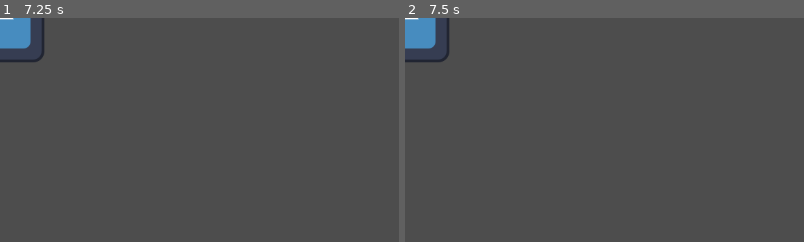
Above: before the commit, frames 1-2 (left to right).
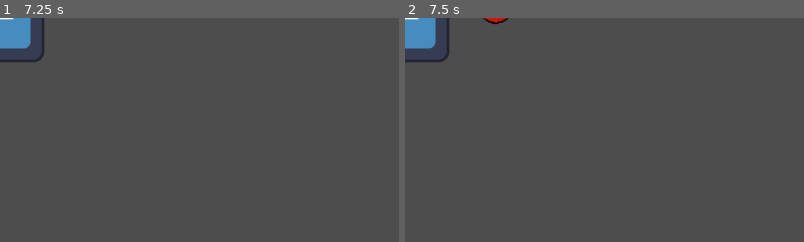
Above: after the commit, the same moments.

Repository: Levartar/mini-ferries
Game: Godot game, scene res://src/entities/Port.tscn
Two runs of this game, one before a commit and one after it. Both use one fixed random seed, a clock stepped at 60 frames per second and the inputs below. Before the commit the project has no main scene; this scene is started directly in both runs. The engine's default icon, where the game draws it, is replaced by a stand-in: a white triangle on a blue panel in a dark square.
Inputs (mouse positions are % of the whole screen's width and height, from its top left):
- Up to frame 1 (7.25 s): tap Enter at 0.5, 2, 3.5 s; move the mouse to (72, 45) at 0.52 s; click (72, 45) at 0.67 s; tap Space at 1.25, 2.75, 4.25 s; move the mouse to (30, 55) at 1.27 s; click (30, 55) at 1.42 s; move the mouse to (60, 28) at 2.02 s; click (60, 28) at 2.17 s; move the mouse to (45, 70) at 2.77 s; click (45, 70) at 2.92 s; move the mouse to (80, 65) at 3.52 s; click (80, 65) at 3.67 s; move the mouse to (20, 35) at 4.27 s; click (20, 35) at 4.42 s; move the mouse to (55, 50) at 5.02 s; click (55, 50) at 5.17 s; move the mouse to (35, 25) at 5.77 s; click (35, 25) at 5.92 s; move the mouse to (72, 45) at 6.52 s; click (72, 45) at 6.67 s
- Up to frame 2 (7.5 s): move the mouse to (30, 55) at 7.27 s; click (30, 55) at 7.42 s
The pictures show only the part of the screen within x 0-50%, y 0-50%; the shares and areas given below are measured in that part.

Frame 1 is identical in both runs. In frame 2, 0.1% of the frame differs, in the area x 19-26%, y 0-3%.

Commit message:
add drag and drop logic for port connections

Diff:
--- a/project.godot
+++ b/project.godot
@@ -11,6 +11,7 @@
 [application]
 
 config/name="Mini-Ferries"
+run/main_scene="uid://xaoclytmmhay"
 config/features=PackedStringArray("4.6", "Mobile")
 config/icon="res://assets/icon.svg"
 
--- a/src/entities/Port.tscn
+++ b/src/entities/Port.tscn
@@ -1,8 +1,28 @@
 [gd_scene format=3 uid="uid://b1x38aye2hryc"]
 
 [ext_resource type="Texture2D" uid="uid://memtt5lum103" path="res://assets/icon.svg" id="1_xh4ph"]
+[ext_resource type="Script" uid="uid://w82n77wsxjya" path="res://src/entities/port.gd" id="2_p8dw3"]
+
+[sub_resource type="CircleShape2D" id="CircleShape2D_xh4ph"]
+radius = 90.04999
 
 [node name="Port" type="Node2D" unique_id=1491698354]
+script = ExtResource("2_p8dw3")
 
 [node name="Sprite2D" type="Sprite2D" parent="." unique_id=2051382067]
 texture = ExtResource("1_xh4ph")
+
+[node name="HBoxContainer" type="HBoxContainer" parent="." unique_id=1213312714]
+offset_left = 99.0
+offset_top = -55.0
+offset_right = 139.0
+offset_bottom = -15.0
+
+[node name="SpawnTimer" type="Timer" parent="." unique_id=1176739635]
+
+[node name="Area2D" type="Area2D" parent="." unique_id=733375235]
+
+[node name="CollisionShape2D" type="CollisionShape2D" parent="Area2D" unique_id=810209978]
+shape = SubResource("CircleShape2D_xh4ph")
+
+[connection signal="timeout" from="SpawnTimer" to="." method="_on_spawn_timer_timeout"]
--- /dev/null
+++ b/src/entities/port.gd
@@ -0,0 +1,73 @@
+extends Node2D
+class_name Port
+
+# We use Enums to define destinations (Mini-Metro style shapes)
+enum PortType { DENMARK, HELSINKI, SWEDEN, RIGA }
+
+@export var port_type: PortType = PortType.DENMARK
+@export var max_capacity: int = 10
+
+var waiting_passengers: Array[PortType] = []
+
+# Mapping types to their specific crest textures
+const CREST_MAP = {
+	PortType.DENMARK: preload("res://assets/sprites/crests/denmark_crest.png"),
+	PortType.HELSINKI: preload("res://assets/sprites/crests/helsinki_crest.png"),
+	PortType.SWEDEN: preload("res://assets/sprites/crests/sweden_crest.png"),
+	PortType.RIGA: preload("res://assets/sprites/crests/riga_crest.png")
+}
+
+# Signals to alert the Game Manager
+signal port_clicked(port_node)
+signal overcrowded(port_node)
+
+@onready var spawn_timer = $SpawnTimer
+@onready var passenger_ui = $HBoxContainer
+
+func _ready():
+	# Start spawning passengers randomly
+	spawn_timer.wait_time = randf_range(5.0, 10.0)
+	spawn_timer.start()
+
+	# Visual setup: Set sprite based on type (Logic omitted for brevity)
+	update_ui()
+
+func _on_spawn_timer_timeout():
+	if waiting_passengers.size() < max_capacity:
+		generate_passenger()
+		spawn_timer.wait_time = randf_range(4.0, 8.0) # Randomize next spawn
+	else:
+		overcrowded.emit(self)
+
+func generate_passenger():
+	# Pick a random destination that ISN'T this port
+	var available_types = PortType.values()
+	available_types.erase(port_type)
+	var destination = available_types.pick_random()
+
+	waiting_passengers.append(destination)
+	update_ui()
+
+func update_ui():
+	print("updating UI")
+	# 1. Clear existing icons
+	for child in passenger_ui.get_children():
+		child.queue_free()
+
+	# 2. Add a tiny TextureRect for every passenger waiting
+	for destination in waiting_passengers:
+		var crest_icon = TextureRect.new()
+		crest_icon.texture = CREST_MAP[destination]
+
+		# Set size and scaling mode
+		crest_icon.custom_minimum_size = Vector2(64, 64)
+		crest_icon.expand_mode = TextureRect.EXPAND_IGNORE_SIZE
+		crest_icon.stretch_mode = TextureRect.STRETCH_KEEP_ASPECT_CENTERED
+
+		passenger_ui.add_child(crest_icon)
+
+# Handle Mouse Interaction for Line Drawing
+func _input_event(_viewport, event, _shape_idx):
+	if event is InputEventMouseButton and event.pressed:
+		if event.button_index == MOUSE_BUTTON_LEFT:
+			port_clicked.emit(self)
--- /dev/null
+++ b/src/scripts/line_manager.gd
@@ -0,0 +1,29 @@
+extends Node2D
+
+@onready var line_renderer: Line2D = $Line2D
+var curve: Curve2D = Curve2D.new()
+
+func create_route(start_pos: Vector2, end_pos: Vector2):
+	curve.clear_points()
+
+	# 1. Define the start
+	curve.add_point(start_pos)
+
+	# 2. Calculate the "Midpoint Offset" for the curve
+	var midpoint = (start_pos + end_pos) / 2
+	var direction = (end_pos - start_pos).normalized()
+	var perpendicular = Vector2(-direction.y, direction.x)
+
+	# Offset the control point by 50 units to create the arc
+	# You can vary 'curvature_amount' to make some lines flatter
+	var curvature_amount = 50
+	var control_point = midpoint + (perpendicular * curvature_amount)
+
+	# 3. Add the end point with the control point handle (in_gradient)
+	# Note: In Curve2D, handles are relative to the point
+	var handle_in = control_point - end_pos
+	curve.add_point(end_pos, handle_in)
+
+	# 4. Update the visual Line2D
+	# We "bake" the curve into points so the Line2D looks smooth
+	line_renderer.points = curve.get_baked_points()
Binary file added: assets/sprites/crests/denmark_crest.png
Not shown, added: assets/sprites/crests/denmark_crest.png.import
Binary file added: assets/sprites/crests/helsinki_crest.png
Not shown, added: assets/sprites/crests/helsinki_crest.png.import
Binary file added: assets/sprites/crests/riga_crest.png
Not shown, added: assets/sprites/crests/riga_crest.png.import
Binary file added: assets/sprites/crests/sweden_crest.png
Not shown, added: assets/sprites/crests/sweden_crest.png.import
Not shown, added: src/entities/port.gd.uid
Not shown, added: src/scripts/line_manager.gd.uid
